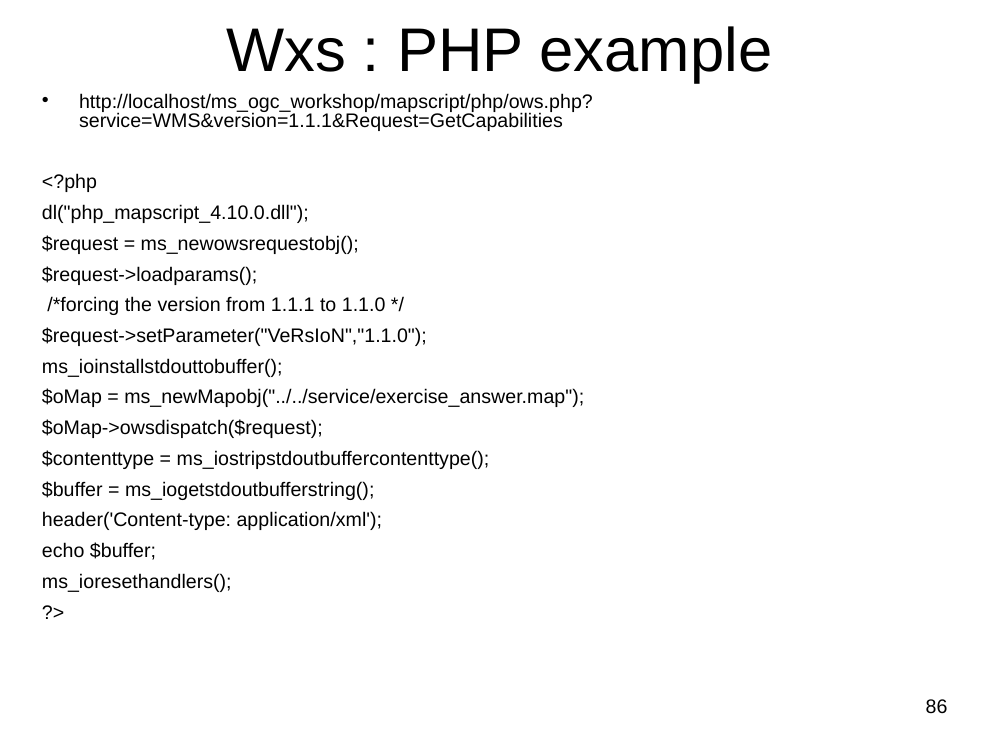
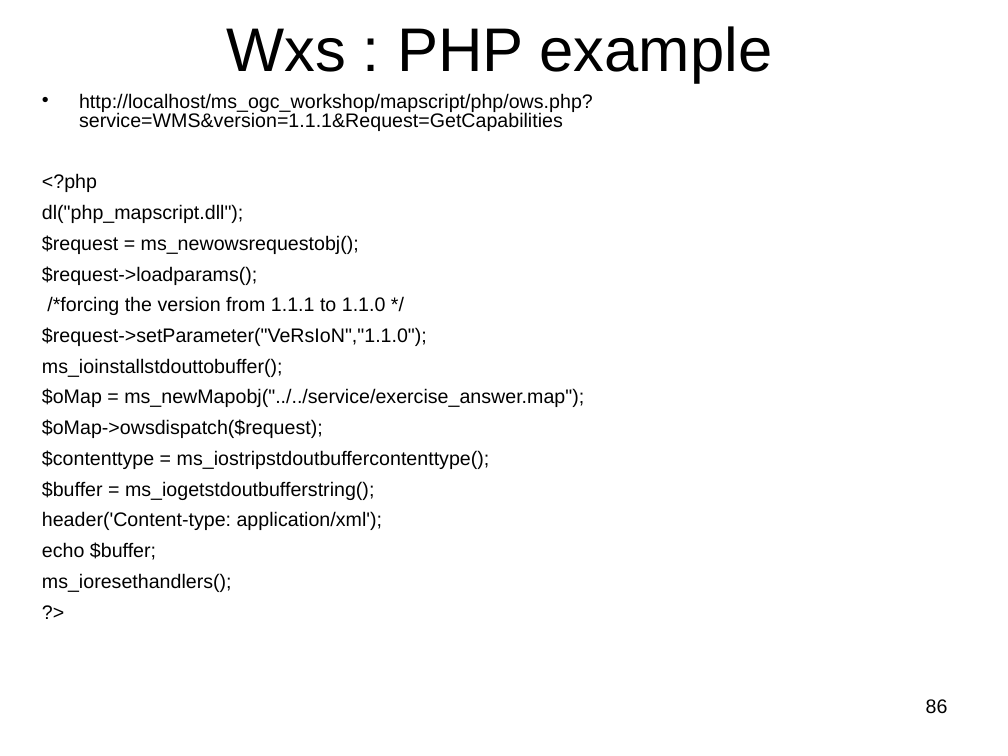
Before and after one commit to MapServer/ms-ogc-workshop, a slide deck: slide 86 of doc/ms_ogc_workshop.ppt. Drawn at 1008x756 pixels with LibreOffice and Linux fonts; fonts in the diff are those of the drawing. Boxes give left, top, right and bottom in pixels: in the first picture for what was removed or moved away, otherwise in the second. Text is boxed around its words. In the diff, an @@ line names an element or a change of style, - is before the commit and + after.

```diff
--- a/doc/ms_ogc_workshop.ppt
+++ b/doc/ms_ogc_workshop.ppt
@@ text at (x1=42, y1=204, x2=243, y2=223): text changed @@
-dl("php_mapscript_4.10.0.dll");
+dl("php_mapscript.dll");
```
Also in this commit, not shown: 4 other files.
